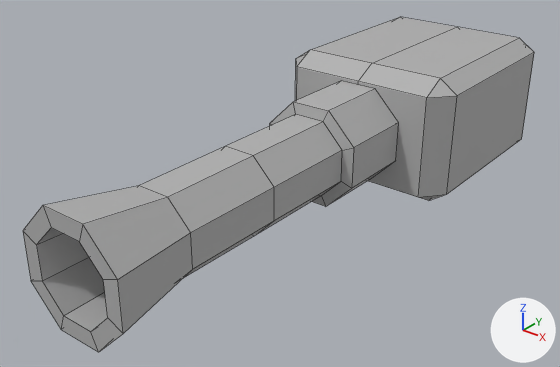
The FBX model Assets/Art/Models/Enemies/BigT_Gun.fbx as it was, and as the next commit left it.
Camera for both pictures: a camera (50 mm lens) standing at (1.233, -2.056, 2.5) and looking at (-0.064, -0.435, 1.495). Arrows for +X, +Y and +Z are at lower right; the lights stay in place. The picture after the commit comes second. Mesh edges are drawn as thin lines. Where no turn or scale is listed for an object, it has been applied to the vertices.

The first picture shows 'Gun_BigT'.
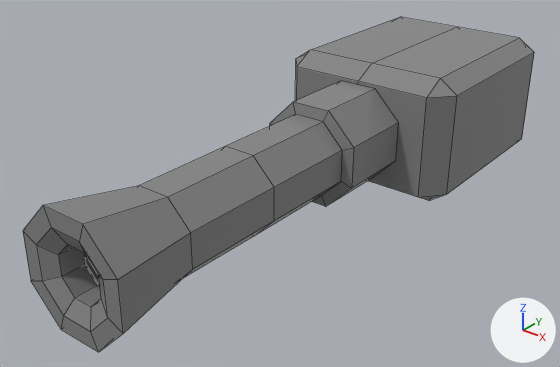
The newer file is also turned or shifted as a whole; pictures and numbers use the older file's frame.

Scene script edits in JSON lines:
```json
{"op": "add", "block": "mat_material__44", "code": ["mat_material__44 = principled_material('Material #44')", "mat_material__44.base_color = (0.235, 0.235, 0.235)  # grey #858585", "mat_material__44.roughness = 0.0"]}
{"block": "me_mesh", "where": "# used by ob_gun_bigt; location = (0.0, 0.223, 1.386)"}
{"op": "remove", "block": "me_mesh", "code": "me_mesh.from_pydata(...)  # 106 vertices, 114 faces; spans x -0.3..0.3, y -1.45..0.36, z 0.0..0.4"}
{"op": "add", "block": "me_mesh", "code": "me_mesh.from_pydata(...)  # 130 vertices, 138 faces; spans x -0.3..0.3, y -1.45..0.36, z 0.0..0.4"}
{"block": "me_mesh", "change": "me_mesh part 1"}
{"block": "me_mesh", "change": "8 faces are deleted"}
{"block": "me_mesh", "change": "16 vertices are added at x -0.11..0.11, y -1.43..-1.34, z 0.09..0.31"}
{"block": "me_mesh", "change": "8 new vertices lie (0.0, 0.06, 0.0) away from vertices in x -0.07..0.07, y -1.43, z 0.13..0.27"}
{"block": "me_mesh", "change": "32 new faces join them"}
{"block": "me_mesh", "change": "me_mesh part 2: 106 faces spanning x -0.3..0.3, y -1.45..0.36, z 0.0..0.4 switch from mat_material__4 (picture img_big_t_gun_png) to mat_material__44 (grey #858585)"}
```

Pixel boxes (x1, y1, x2, y2) of what changed, in the pictures (560 x 367 px):
```json
{"part": 1, "of": "me_mesh", "change": "built on", "before": [37, 228, 108, 331], "after": [37, 228, 108, 331]}
{"part": 2, "of": "me_mesh", "change": "recoloured", "before": [23, 17, 534, 352], "after": [23, 17, 534, 352], "on screen": "darker"}
```
